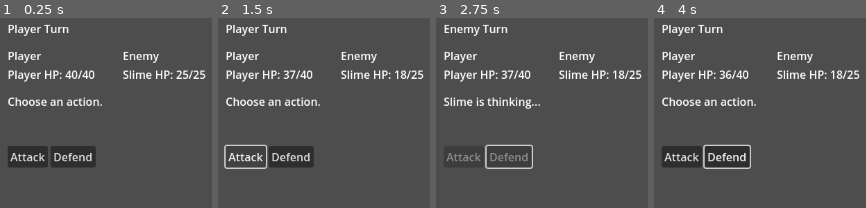
Above: before the commit, frames 1-4 (left to right).
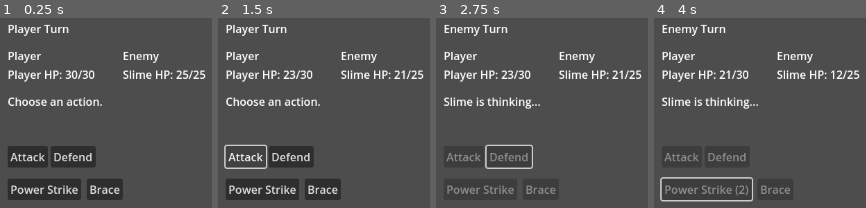
Above: after the commit, the same moments.

Repository: Vedant-Gupta523/slay-the-tower
Game: Godot game, scene res://scenes/battle/battle_scene.tscn
Two runs of this game, one before a commit and one after it. Both use one fixed random seed, a clock stepped at 60 frames per second and the inputs below.
Inputs (mouse positions are in pixels of both pictures, inside the frame that each line leads up to):
- Up to frame 1 (0.25 s): no input
- Up to frame 2 (1.5 s): click "Attack" at 0.5 s; tap Enter at 1.25 s
- Up to frame 3 (2.75 s): click "Defend" at 2 s
- Up to frame 4 (4 s): tap Space at 2.75 s; click (698, 189) at 3.5 s, where only the run after the commit has a clickable "Power Strike"

The runs differ from the first frame. In frame 1, 5.4% of the frame differs, in the area x 3-59%, y 27-96%; in frame 2, 5.6%, in the area x 3-90%, y 27-96%; in frame 3, 1.1%; in frame 4, 5.5%.

Commit message:
skills

Diff:
--- /dev/null
+++ b/data/skills/brace.tres
@@ -0,0 +1,11 @@
+[gd_resource type="Resource" script_class="DefendSkillData" load_steps=2 format=3 uid="uid://dgrkhe5u6a7sx"]
+
+[ext_resource type="Script" uid="uid://q7iypjtudfsw" path="res://scripts/skills/defend_skill_data.gd" id="1_qm0sm"]
+
+[resource]
+script = ExtResource("1_qm0sm")
+skill_name = "Brace"
+description = "Take a defensive stance. 2-turn cooldown."
+cooldown_turns = 2
+target_type = 1
+metadata/_custom_type_script = "uid://q7iypjtudfsw"
--- /dev/null
+++ b/data/skills/power_strike.tres
@@ -0,0 +1,10 @@
+[gd_resource type="Resource" script_class="DamageSkillData" load_steps=2 format=3 uid="uid://dxge3sm5oebfe"]
+
+[ext_resource type="Script" uid="uid://b558co08hkxcw" path="res://scripts/skills/damage_skill_data.gd" id="1_bbnfr"]
+
+[resource]
+script = ExtResource("1_bbnfr")
+skill_name = "Power Strike"
+description = "Deal 12 damage. 2-turn cooldown."
+cooldown_turns = 2
+metadata/_custom_type_script = "uid://b558co08hkxcw"
--- /dev/null
+++ b/data/skills/slime_burst.tres
@@ -0,0 +1,11 @@
+[gd_resource type="Resource" script_class="DamageSkillData" load_steps=2 format=3 uid="uid://dvhrvggik6y20"]
+
+[ext_resource type="Script" uid="uid://b558co08hkxcw" path="res://scripts/skills/damage_skill_data.gd" id="1_xkbdr"]
+
+[resource]
+script = ExtResource("1_xkbdr")
+power = 9
+skill_name = "Slime Burst"
+description = "A stronger slime attack. 2-turn cooldown."
+cooldown_turns = 2
+metadata/_custom_type_script = "uid://b558co08hkxcw"
--- a/data/units/player_base.tres
+++ b/data/units/player_base.tres
@@ -1,12 +1,11 @@
-[gd_resource type="Resource" script_class="UnitData" load_steps=2 format=3 uid="uid://bnqs4jsmjxmur"]
+[gd_resource type="Resource" script_class="UnitData" load_steps=4 format=3 uid="uid://bnqs4jsmjxmur"]
 
 [ext_resource type="Script" uid="uid://prqpkincbm8n" path="res://scripts/units/unit_data.gd" id="1_pwjlq"]
+[ext_resource type="Resource" uid="uid://dxge3sm5oebfe" path="res://data/skills/power_strike.tres" id="2_m3vk5"]
+[ext_resource type="Resource" uid="uid://dgrkhe5u6a7sx" path="res://data/skills/brace.tres" id="3_pa8pk"]
 
 [resource]
 script = ExtResource("1_pwjlq")
 unit_name = "Player"
-max_hp = 40
-atk = 8
-def = 3
-spd = 12
+skills = Array[Resource]([ExtResource("2_m3vk5"), ExtResource("3_pa8pk")])
 metadata/_custom_type_script = "uid://prqpkincbm8n"
--- a/data/units/slime_base.tres
+++ b/data/units/slime_base.tres
@@ -1,6 +1,7 @@
-[gd_resource type="Resource" script_class="UnitData" load_steps=2 format=3 uid="uid://cocrre08gx1nj"]
+[gd_resource type="Resource" script_class="UnitData" load_steps=3 format=3 uid="uid://cocrre08gx1nj"]
 
 [ext_resource type="Script" uid="uid://prqpkincbm8n" path="res://scripts/units/unit_data.gd" id="1_eciro"]
+[ext_resource type="Resource" uid="uid://dvhrvggik6y20" path="res://data/skills/slime_burst.tres" id="2_7yg6b"]
 
 [resource]
 script = ExtResource("1_eciro")
@@ -9,4 +10,5 @@
 atk = 6
 def = 1
 spd = 8
+skills = Array[Resource]([ExtResource("2_7yg6b")])
 metadata/_custom_type_script = "uid://prqpkincbm8n"
--- a/scenes/battle/battle_scene.tscn
+++ b/scenes/battle/battle_scene.tscn
@@ -77,3 +77,7 @@
 [node name="DefendButton" type="Button" parent="MarginContainer/VBoxContainer/Actions"]
 layout_mode = 2
 text = "Defend"
+
+[node name="SkillBar" type="HBoxContainer" parent="MarginContainer/VBoxContainer"]
+layout_mode = 2
+theme_override_constants/separation = 8
--- a/scripts/battle/battle_controller.gd
+++ b/scripts/battle/battle_controller.gd
@@ -11,6 +11,7 @@
 @onready var log_label: Label = $MarginContainer/VBoxContainer/LogLabel
 @onready var attack_button: Button = $MarginContainer/VBoxContainer/Actions/AttackButton
 @onready var defend_button: Button = $MarginContainer/VBoxContainer/Actions/DefendButton
+@onready var skill_bar: HBoxContainer = $MarginContainer/VBoxContainer/SkillBar
 
 enum BattleState {
 	START,
@@ -37,6 +38,7 @@
 	player = PlayerUnit.new(player_data)
 	enemy = EnemyUnit.new(enemy_data)
 
+	build_skill_bar()
 	update_ui()
 
 	if player.get_spd() >= enemy.get_spd():
@@ -44,29 +46,86 @@
 	else:
 		run_enemy_turn()
 
+func build_skill_bar() -> void:
+	for child in skill_bar.get_children():
+		child.queue_free()
+
+	var player_skills: Array[SkillInstance] = player.get_skills()
+
+	for i in range(player_skills.size()):
+		var skill: SkillInstance = player_skills[i]
+		var button := Button.new()
+		button.text = skill.get_skill_name()
+		button.pressed.connect(_on_skill_button_pressed.bind(i))
+		skill_bar.add_child(button)
+
+func refresh_skill_bar() -> void:
+	var player_skills = player.get_skills()
+
+	for i in range(skill_bar.get_child_count()):
+		var button: Button = skill_bar.get_child(i) as Button
+		var skill = player_skills[i]
+
+		if skill.is_available():
+			button.text = skill.get_skill_name()
+			button.disabled = battle_state != BattleState.PLAYER_TURN
+		else:
+			button.text = "%s (%d)" % [skill.get_skill_name(), skill.get_remaining_cooldown()]
+			button.disabled = true
+
 func start_player_turn() -> void:
+	player.reduce_skill_cooldowns()
+
+	for skill in player.get_skills():
+		print("%s cooldown: %d" % [skill.get_skill_name(), skill.get_remaining_cooldown()])
+
 	battle_state = BattleState.PLAYER_TURN
 	turn_label.text = "Player Turn"
 	log_label.text = "Choose an action."
 	set_action_buttons_enabled(true)
+	refresh_skill_bar()
 
 func run_enemy_turn() -> void:
 	battle_state = BattleState.ENEMY_TURN
 	turn_label.text = "Enemy Turn"
 	log_label.text = "%s is thinking..." % enemy.get_unit_name()
 	set_action_buttons_enabled(false)
+	refresh_skill_bar()
 
 	await get_tree().create_timer(enemy_turn_delay).timeout
 
 	if battle_state != BattleState.ENEMY_TURN:
 		return
 
-	var damage: int = enemy.basic_attack(player)
-	log_label.text = "%s attacks %s for %d damage." % [
-		enemy.get_unit_name(),
-		player.get_unit_name(),
-		damage
-	]
+	enemy.reduce_skill_cooldowns()
+
+	var enemy_skills = enemy.get_skills()
+	var chosen_skill = null
+
+	for skill in enemy_skills:
+		if skill.is_available():
+			chosen_skill = skill
+			break
+
+	if chosen_skill != null:
+		var target = player
+
+		if chosen_skill.get_target_type() == SkillData.TargetType.SELF:
+			target = enemy
+
+		var result: SkillResult = chosen_skill.use(enemy, target)
+		log_label.text = "%s uses %s. %s" % [
+			enemy.get_unit_name(),
+			chosen_skill.get_skill_name(),
+			result.message
+		]
+	else:
+		var damage: int = enemy.basic_attack(player)
+		log_label.text = "%s attacks %s for %d damage." % [
+			enemy.get_unit_name(),
+			player.get_unit_name(),
+			damage
+		]
 
 	update_ui()
 
@@ -80,6 +139,7 @@
 		return
 
 	set_action_buttons_enabled(false)
+	refresh_skill_bar()
 
 	var damage: int = player.basic_attack(enemy)
 	log_label.text = "%s attacks %s for %d damage." % [
@@ -100,11 +160,52 @@
 		return
 
 	set_action_buttons_enabled(false)
+	refresh_skill_bar()
 
 	player.start_defending()
 	log_label.text = "%s takes a defensive stance." % player.get_unit_name()
 
 	update_ui()
+
+	if check_battle_end():
+		return
+
+	run_enemy_turn()
+
+func _on_skill_button_pressed(skill_index: int) -> void:
+	if battle_state != BattleState.PLAYER_TURN:
+		return
+
+	var player_skills = player.get_skills()
+
+	if skill_index < 0 or skill_index >= player_skills.size():
+		return
+
+	var skill = player_skills[skill_index]
+
+	if not skill.is_available():
+		return
+
+	set_action_buttons_enabled(false)
+	refresh_skill_bar()
+
+	var target = enemy
+
+	if skill.get_target_type() == SkillData.TargetType.SELF:
+		target = player
+
+	var result: SkillResult = skill.use(player, target)
+	log_label.text = "%s uses %s. %s" % [
+		player.get_unit_name(),
+		skill.get_skill_name(),
+		result.message
+	]
+
+	update_ui()
+
+	if check_battle_end():
+		return
+
 	run_enemy_turn()
 
 func check_battle_end() -> bool:
@@ -113,6 +214,7 @@
 		turn_label.text = "Victory"
 		log_label.text = "Player won."
 		set_action_buttons_enabled(false)
+		refresh_skill_bar()
 		return true
 
 	if player.is_dead():
@@ -120,6 +222,7 @@
 		turn_label.text = "Defeat"
 		log_label.text = "Player lost."
 		set_action_buttons_enabled(false)
+		refresh_skill_bar()
 		return true
 
 	return false
--- /dev/null
+++ b/scripts/skills/damage_skill_data.gd
@@ -0,0 +1,10 @@
+class_name DamageSkillData
+extends SkillData
+
+@export var power: int = 10
+
+func execute(user, target) -> SkillResult:
+	var result := SkillResult.new()
+	result.damage = target.take_damage(power)
+	result.message = "It deals %d damage." % result.damage
+	return result
--- /dev/null
+++ b/scripts/skills/defend_skill_data.gd
@@ -0,0 +1,8 @@
+class_name DefendSkillData
+extends SkillData
+
+func execute(user, target) -> SkillResult:
+	var result := SkillResult.new()
+	user.start_defending()
+	result.message = "It takes a defensive stance."
+	return result
--- /dev/null
+++ b/scripts/skills/skill_data.gd
@@ -0,0 +1,18 @@
+class_name SkillData
+extends Resource
+
+enum TargetType {
+	ENEMY,
+	SELF
+}
+
+@export var skill_name: String = "Skill"
+@export_multiline var description: String = ""
+@export var cooldown_turns: int = 0
+@export var target_type: TargetType = TargetType.ENEMY
+
+func create_instance() -> SkillInstance:
+	return SkillInstance.new(self)
+
+func execute(user, target) -> SkillResult:
+	return SkillResult.new()
--- /dev/null
+++ b/scripts/skills/skill_instance.gd
@@ -0,0 +1,32 @@
+class_name SkillInstance
+extends RefCounted
+
+var data: SkillData
+var remaining_cooldown: int = 0
+
+func _init(skill_data: SkillData) -> void:
+	data = skill_data
+
+func get_skill_name() -> String:
+	return data.skill_name
+
+func get_description() -> String:
+	return data.description
+
+func get_target_type():
+	return data.target_type
+
+func is_available() -> bool:
+	return remaining_cooldown == 0
+
+func get_remaining_cooldown() -> int:
+	return remaining_cooldown
+
+func use(user, target) -> SkillResult:
+	var result: SkillResult = data.execute(user, target)
+	remaining_cooldown = data.cooldown_turns
+	return result
+
+func reduce_cooldown() -> void:
+	if remaining_cooldown > 0:
+		remaining_cooldown -= 1
--- /dev/null
+++ b/scripts/skills/skill_result.gd
@@ -0,0 +1,5 @@
+class_name SkillResult
+extends RefCounted
+
+var damage: int = 0
+var message: String = ""
--- a/scripts/units/battle_unit.gd
+++ b/scripts/units/battle_unit.gd
@@ -4,10 +4,18 @@
 var data: UnitData
 var current_hp: int
 var is_defending: bool = false
+var skills: Array[SkillInstance] = []
 
 func _init(unit_data: UnitData) -> void:
 	data = unit_data
 	current_hp = data.max_hp
+	_initialize_skills()
+
+func _initialize_skills() -> void:
+	skills.clear()
+
+	for skill_data in data.skills:
+		skills.append(skill_data.create_instance())
 
 func get_unit_name() -> String:
 	return data.unit_name
@@ -27,6 +35,9 @@
 func get_spd() -> int:
 	return data.spd
 
+func get_skills() -> Array[SkillInstance]:
+	return skills
+
 func is_dead() -> bool:
 	return current_hp <= 0
 
@@ -40,7 +51,7 @@
 	var mitigated_damage: int = max(1, amount - get_def())
 
 	if is_defending:
-		mitigated_damage = max(1, mitigated_damage / 2)
+		mitigated_damage = max(1, int(mitigated_damage / 2))
 		stop_defending()
 
 	current_hp = max(0, current_hp - mitigated_damage)
@@ -48,3 +59,7 @@
 
 func basic_attack(target: BattleUnit) -> int:
 	return target.take_damage(get_atk())
+
+func reduce_skill_cooldowns() -> void:
+	for skill in skills:
+		skill.reduce_cooldown()
--- a/scripts/units/unit_data.gd
+++ b/scripts/units/unit_data.gd
@@ -1,8 +1,14 @@
 class_name UnitData
 extends Resource
 
+@export_category("Identity")
 @export var unit_name: String = "Unit"
+
+@export_category("Stats")
 @export var max_hp: int = 30
 @export var atk: int = 5
 @export var def: int = 2
 @export var spd: int = 10
+
+@export_category("Skills")
+@export var skills: Array[SkillData] = []
Not shown, added: scripts/skills/damage_skill_data.gd.uid
Not shown, added: scripts/skills/defend_skill_data.gd.uid
Not shown, added: scripts/skills/skill_data.gd.uid
Not shown, added: scripts/skills/skill_instance.gd.uid
Not shown, added: scripts/skills/skill_result.gd.uid
